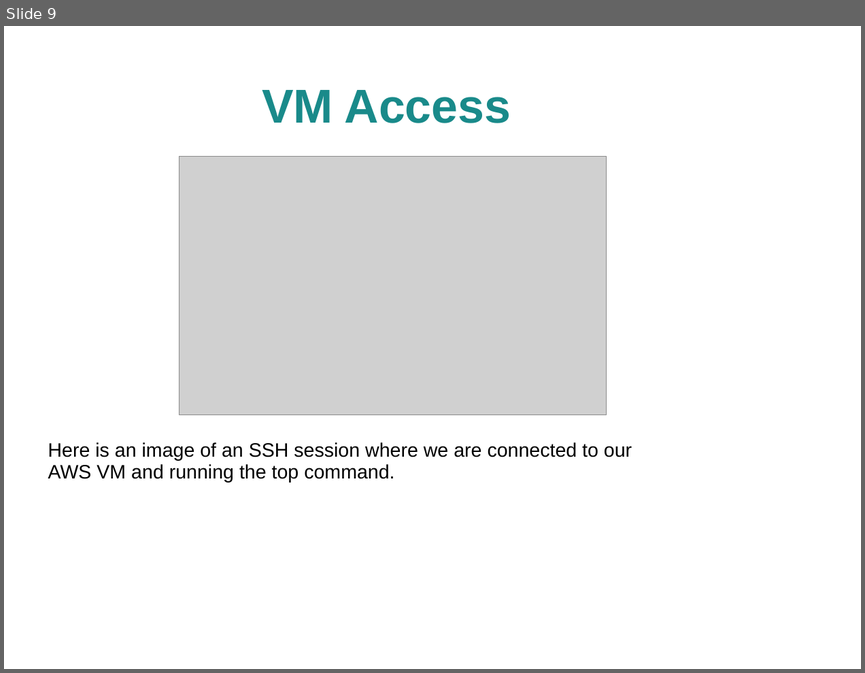
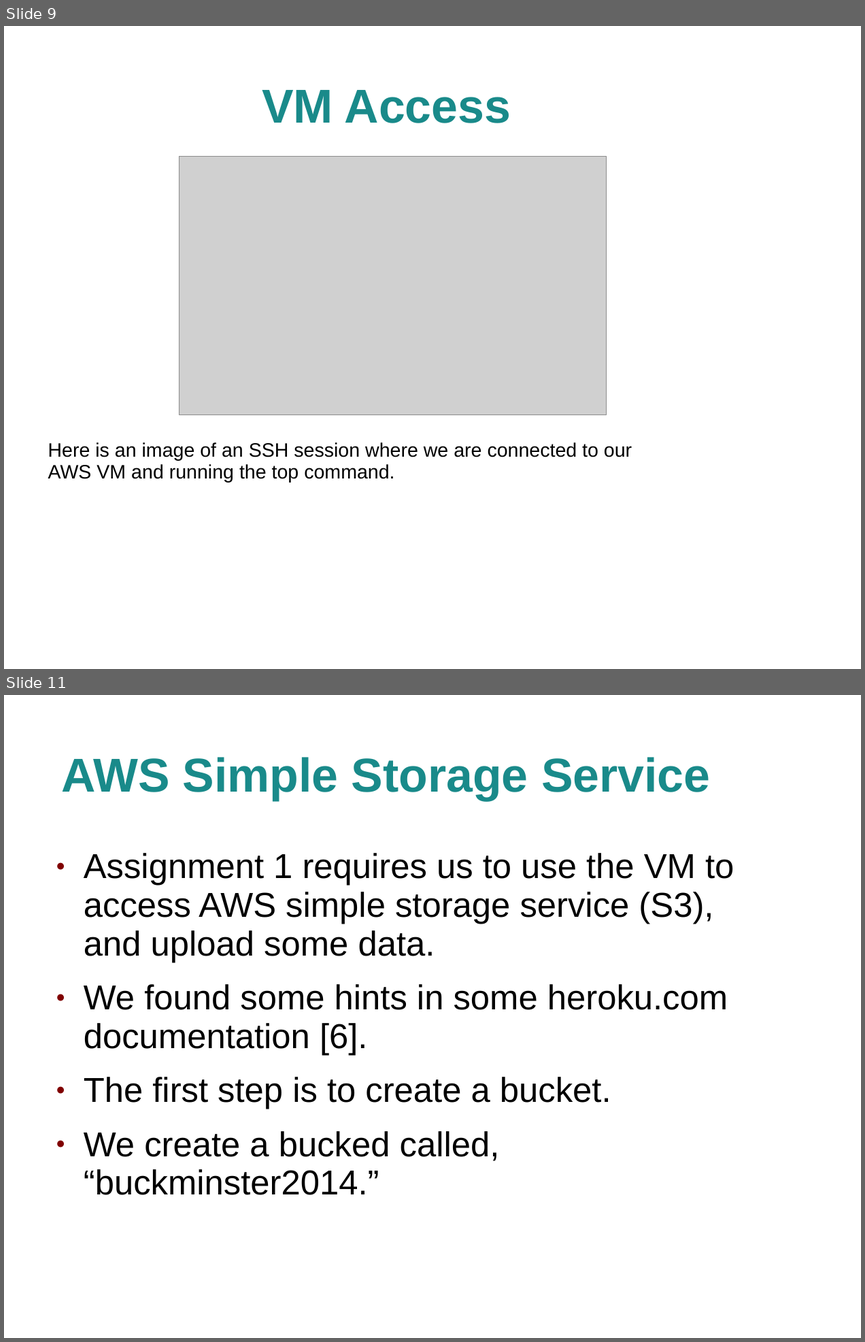
Before and after one commit to jhancock1975/cloud, a slide deck: assignment-1/assignment-1.ppt. Shown one above the other, each under a label of ours: slide 9 before the commit, slides 9 and 11 after it; the slides between them are not shown. The pictures are 865x673 and 865x1342 pixels, drawn with LibreOffice and Linux fonts; fonts in the diff are those of the drawing; grey boxes stand for pictures; background and template pictures are left out. Boxes give left, top, right and bottom in pixels: in the first picture for what was removed or moved away, otherwise in the second. Text is boxed around its words. In the diff, an @@ line names an element or a change of style, - is before the commit and + after.

```diff
--- a/assignment-1/assignment-1.ppt
+++ b/assignment-1/assignment-1.ppt
@@ slide 11 added at (4, 695, 861, 1338), background picture (left out) @@
@@ title added at (62, 757, 710, 800), 44 pt, text #198A8A, bold @@
+AWS Simple Storage Service
@@ text added at (84, 853, 734, 1195), 32 pt, text #000000 @@
+● Assignment 1 requires us to use the VM to access AWS simple storage service (S3), and upload some data.
+● We found some hints in some heroku.com documentation [6].
+● The first step is to create a bucket.
+● We create a bucked called, “buckminster2014.”
```
Also in this commit, not shown: 5 slides changed, 5 other slides added, 1 other file.
